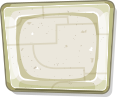
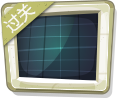
The second 117 × 98 image is a revision of the first. Changes to its layers:
added group "组 1" with 5 layers above "矩形 1 拷贝 2" over [0, 0, 57, 47]
added layer "矢量智能对象 拷贝" in group "组 1" over [24, 0, 51, 14]
added layer "矢量智能对象 拷贝 2" in group "组 1" over [0, 21, 17, 41]
added layer "矢量智能对象" (1st of 3, in "组 1") in group "组 1" over [2, 5, 37, 33]
added layer "过关" in group "组 1" over [3, 4, 36, 34]
added layer "矩形 1 拷贝" in group "组 1" over [0, 0, 57, 47]
hid "矢量智能对象" (2nd of 3) over [0, 0, 117, 97]
showed "矢量智能对象" (3rd of 3) over [0, 0, 117, 98]
